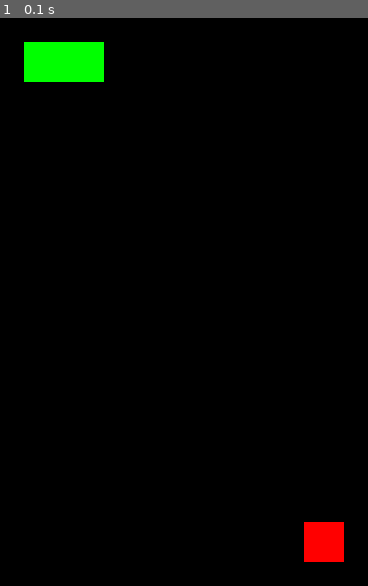
Above: before the commit, frame 1.
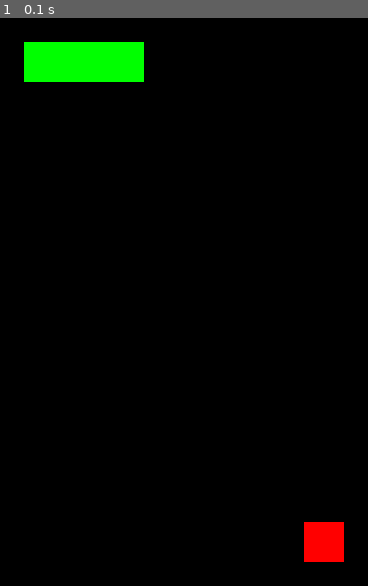
Above: after the commit, the same moment.

Repository: tassan/snake-pygame
Game: pygame game, started from snake.py
The game is run twice, just before and just after one commit, with the same random seed, the same clock (stepped at 60 frames per second) and the same inputs.
Inputs:
- Up to frame 1 (0.1 s): no input

The runs differ from the first frame. In frame 1, 0.8% of the frame differs, in the area x 28-40%, y 4-12%.

Commit message:
Recebendo as informações das teclas direcionais

Diff:
--- a/snake.py
+++ b/snake.py
@@ -26,22 +26,7 @@
 apple = pygame.Surface((10, 10))
 apple.fill((255, 0, 0))
 
-
-def direcao():
-    direcao = 0
-
-    if event.type == KEYDOWN:
-        if event.key == K_UP:
-            direcao = 0
-        if event.key == K_DOWN:
-            direcao = 2
-        if event.key == K_RIGHT:
-            direcao = 1
-        if event.key == K_LEFT:
-            direcao = 3
-
-    return direcao
-
+direcao = 3 # Esquerda
 
 running = True
 
@@ -52,10 +37,15 @@
             pygame.quit()
             exit()
 
-    direcao_cobra = direcao()
-
-    for i in range(len(snake_pos) - 1, 0, -1):
-        snake_pos[i] = (snake_pos[i-1][0], snake_pos[i-1][1])
+        if event.type == KEYDOWN:
+            if event.key == K_UP:
+                direcao = 0
+            if event.key == K_DOWN:
+                direcao = 1
+            if event.key == K_RIGHT:
+                direcao = 2
+            if event.key == K_LEFT:
+                direcao = 3
 
     screen.blit(apple, apple_position)
     for pos in snake_pos:
